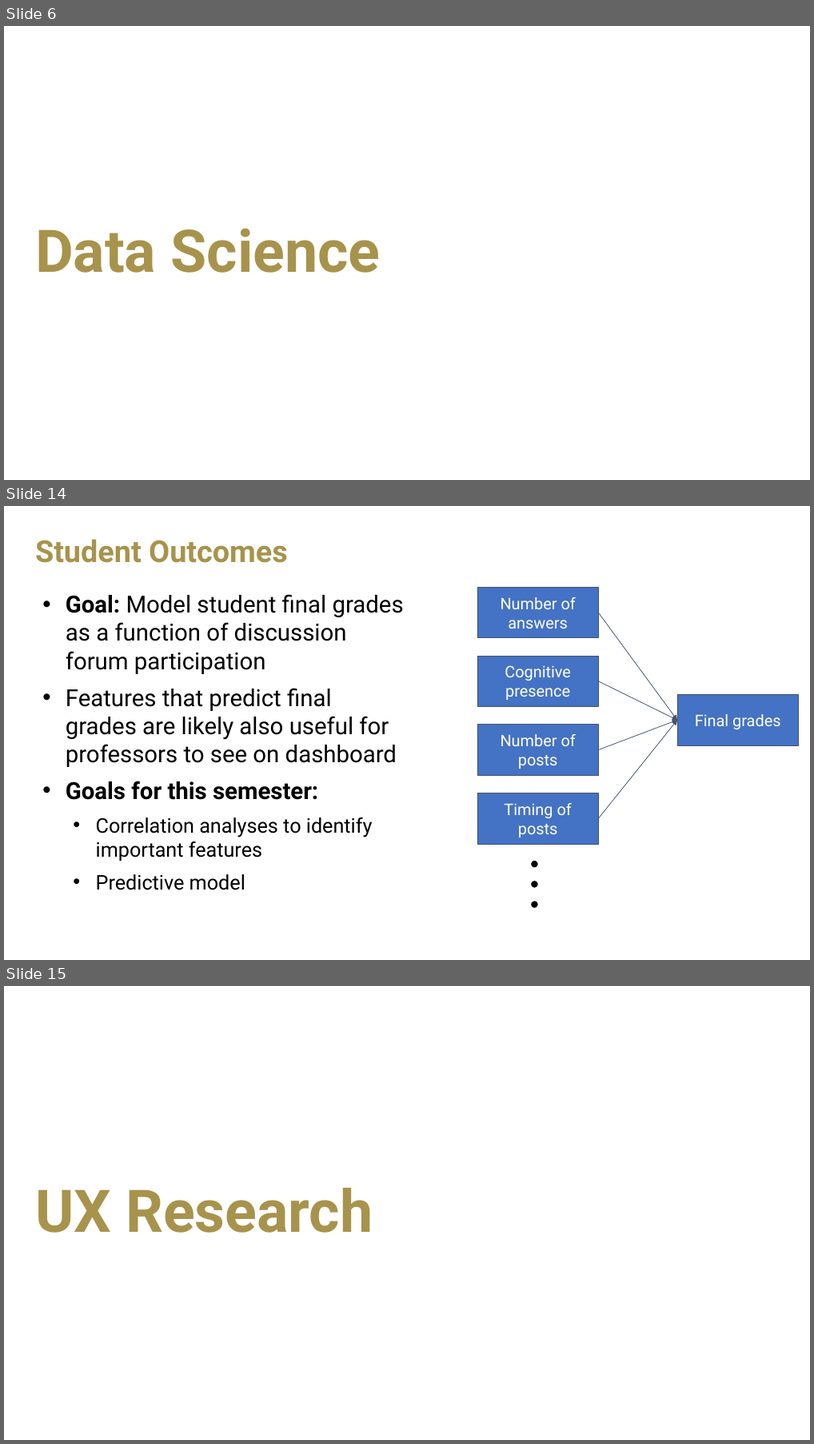
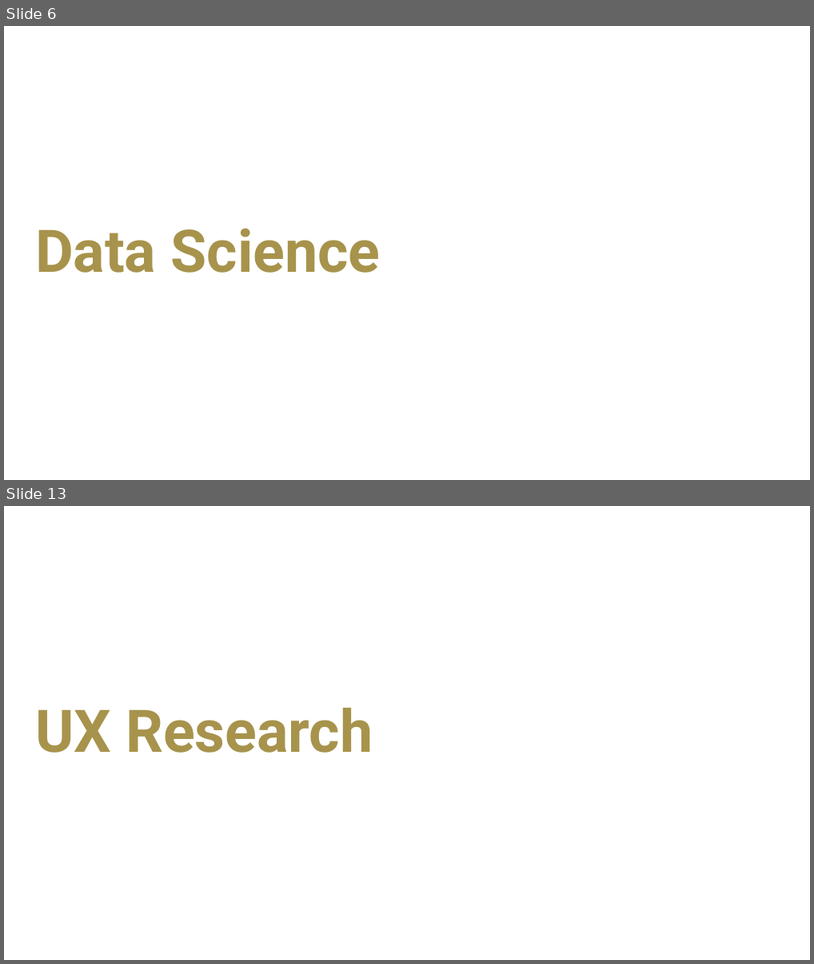
Before and after one commit to saloni-agshiker/DataDrivenEducationLab, a slide deck: spring-2022/presentations/VIP Presentation 1.pptx. Shown one above the other, each under a label of ours: slides 6, 14 and 15 before the commit, slides 6 and 13 after it; the slides between them are not shown. The pictures are 814x1444 and 814x964 pixels, drawn with LibreOffice and Linux fonts; fonts in the diff are those of the drawing; background and template pictures are left out. Boxes give left, top, right and bottom in pixels: in the first picture for what was removed or moved away, otherwise in the second. Text is boxed around its words. In the diff, an @@ line names an element or a change of style, - is before the commit and + after.

```diff
--- a/spring-2022/presentations/VIP Presentation 1.pptx
+++ b/spring-2022/presentations/VIP Presentation 1.pptx
@@ slide 14 removed at (4,506,810,960), background picture (left out) @@
@@ title removed at (35,539,288,563) @@
-Student Outcomes
@@ text removed at (66,594,404,890) @@
-• Goal: Model student final grades as a function of discussion forum participation
-• Features that predict final grades are likely also useful for professors to see on dashboard
-• Goals for this semester:
-  • Correlation analyses to identify important features
-  • Predictive model
@@ rectangle removed at (478,587,598,638) @@
-Number of answers
@@ arrow removed from (598, 612) to (678, 720) @@
@@ rectangle removed at (478,656,598,707) @@
-Cognitive presence
@@ arrow removed from (598, 681) to (678, 720) @@
@@ rectangle removed at (678,695,799,745) @@
-Final grades
@@ arrow removed from (598, 750) to (678, 720) @@
@@ arrow removed from (598, 818) to (678, 720) @@
@@ rectangle removed at (478,724,598,776) @@
-Number of posts
@@ rectangle removed at (478,792,598,844) @@
-Timing of posts
@@ ellipse removed at (532,861,538,867) @@
@@ ellipse removed at (532,881,538,887) @@
@@ ellipse removed at (532,901,538,907) @@
@@ what was slide 15 is now slide 13 @@
```
Also in this commit, not shown: 8 slides changed, 12 slides added, 12 other slides removed, 11 other files.
